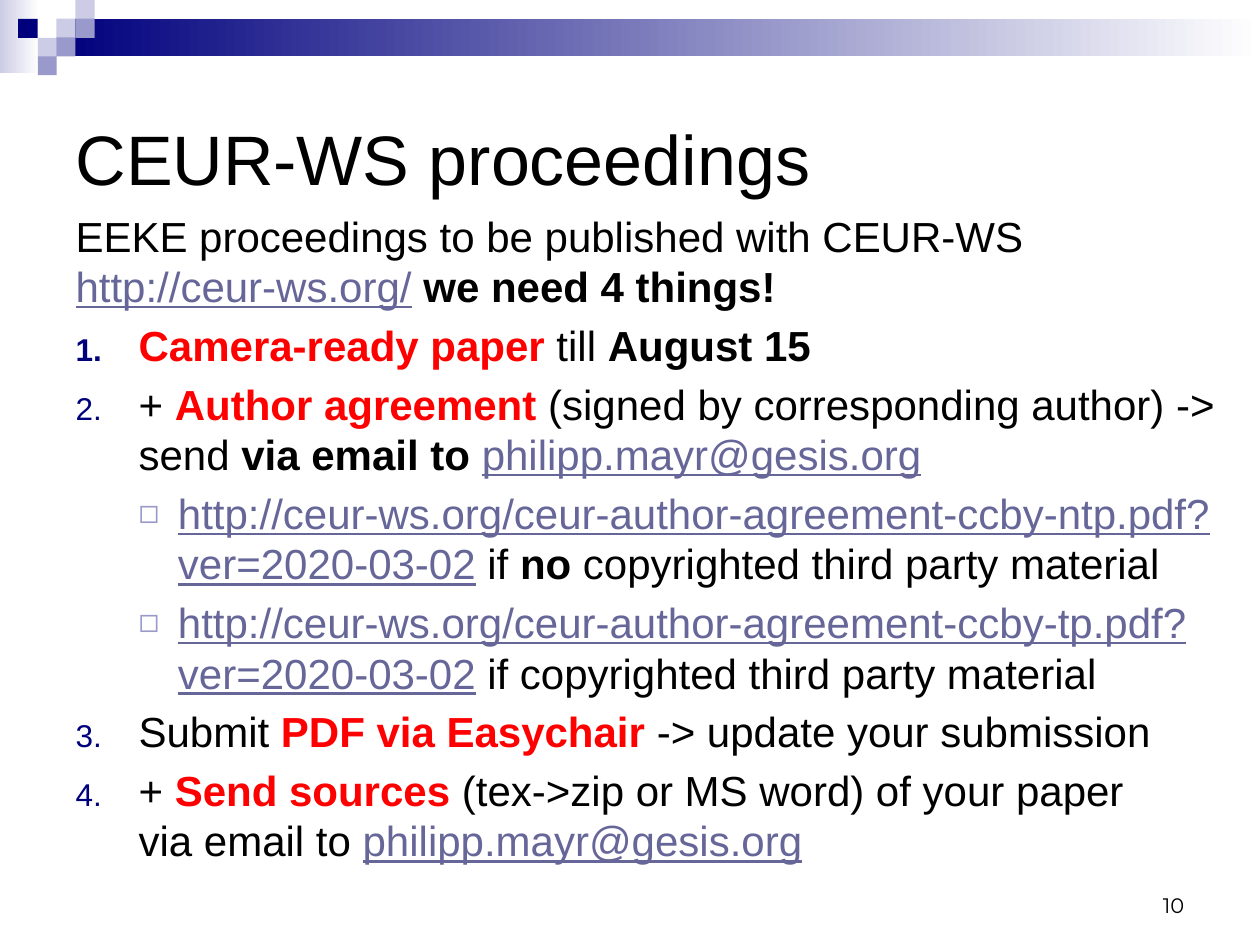
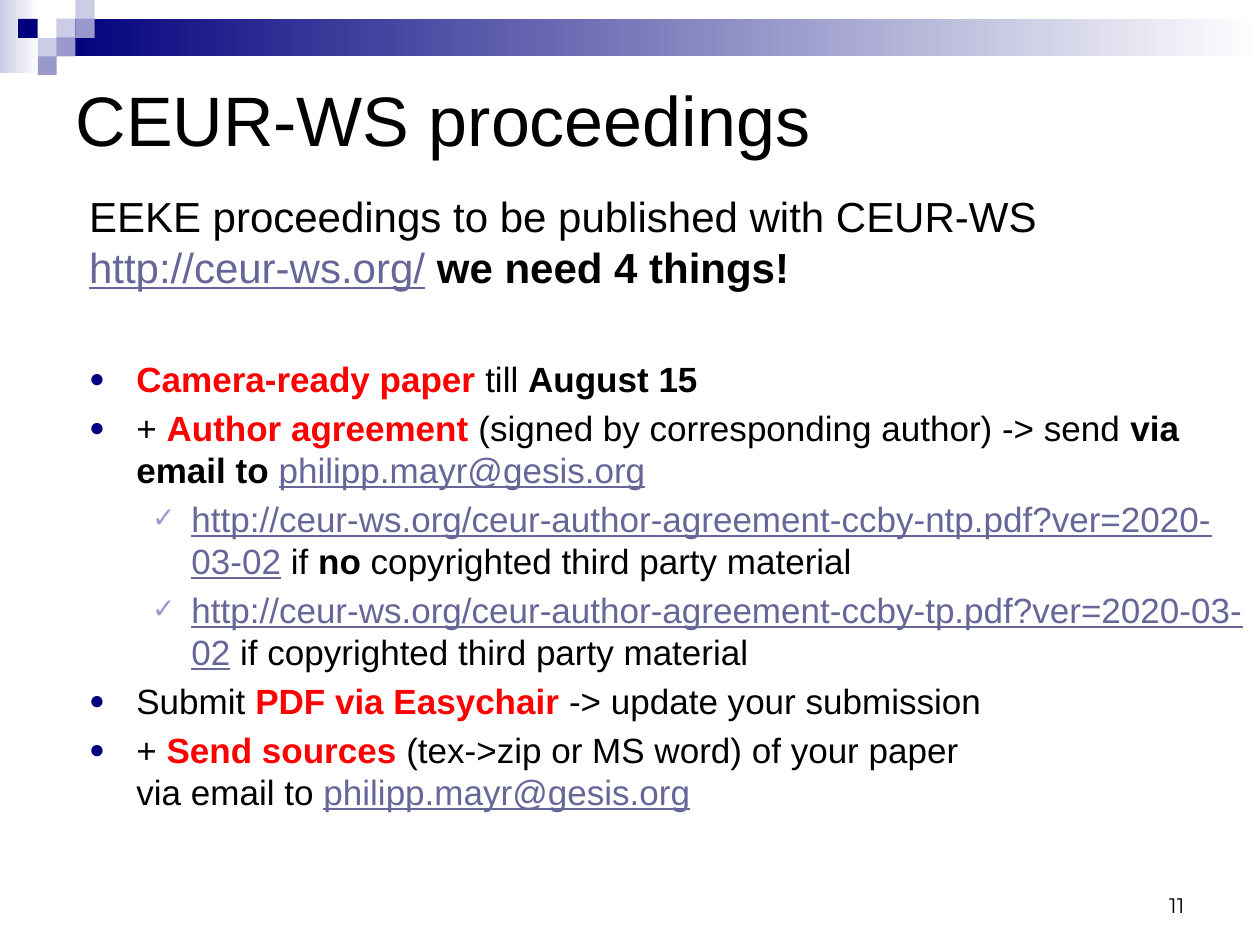
Before and after one commit to EEKE2020/EEKE2020.github.io, a slide deck: slide 11 of slides/eeke2020_intro.pptx (slide 10 before the commit). Drawn at 1260x945 pixels with LibreOffice and Linux fonts; fonts in the diff are those of the drawing. Boxes give left, top, right and bottom in pixels: in the first picture for what was removed or moved away, otherwise in the second. Text is boxed around its words. In the diff, an @@ line names an element or a change of style, - is before the commit and + after.

```diff
--- a/slides/eeke2020_intro.pptx
+++ b/slides/eeke2020_intro.pptx
@@ title "CEUR-WS proceedings": place and size @@
-title "CEUR-WS proceedings" at [76, 134, 810, 198]
+title "CEUR-WS proceedings" at [76, 95, 810, 159]
@@ text "EEKE proceedings to be published ...": place and size @@
-text "EEKE proceedings to be published ..." at [76, 221, 1210, 865]
+text "EEKE proceedings to be published ..." at [89, 201, 1241, 812]
@@ text at [136, 366, 1241, 812]: size 24 to 20 pt in "Camera-ready paper till August 15", "+ Author agreement (signed by corresponding author) ...", "http://ceur-ws.org/ceur-author-agreement-ccby-ntp.pdf?ver=20 ...", "http://ceur-ws.org/ceur-author-agreement-ccby-tp.pdf?ver=202 ..." and 2 more places; bullet 1. to ●; bullet ◻ to ✓ @@
@@ page number at [1169, 898, 1184, 913]: text changed @@
-10
+11
```
Also in this commit, not shown: 9 other slides changed, 3 slides added, 2 slides removed.
